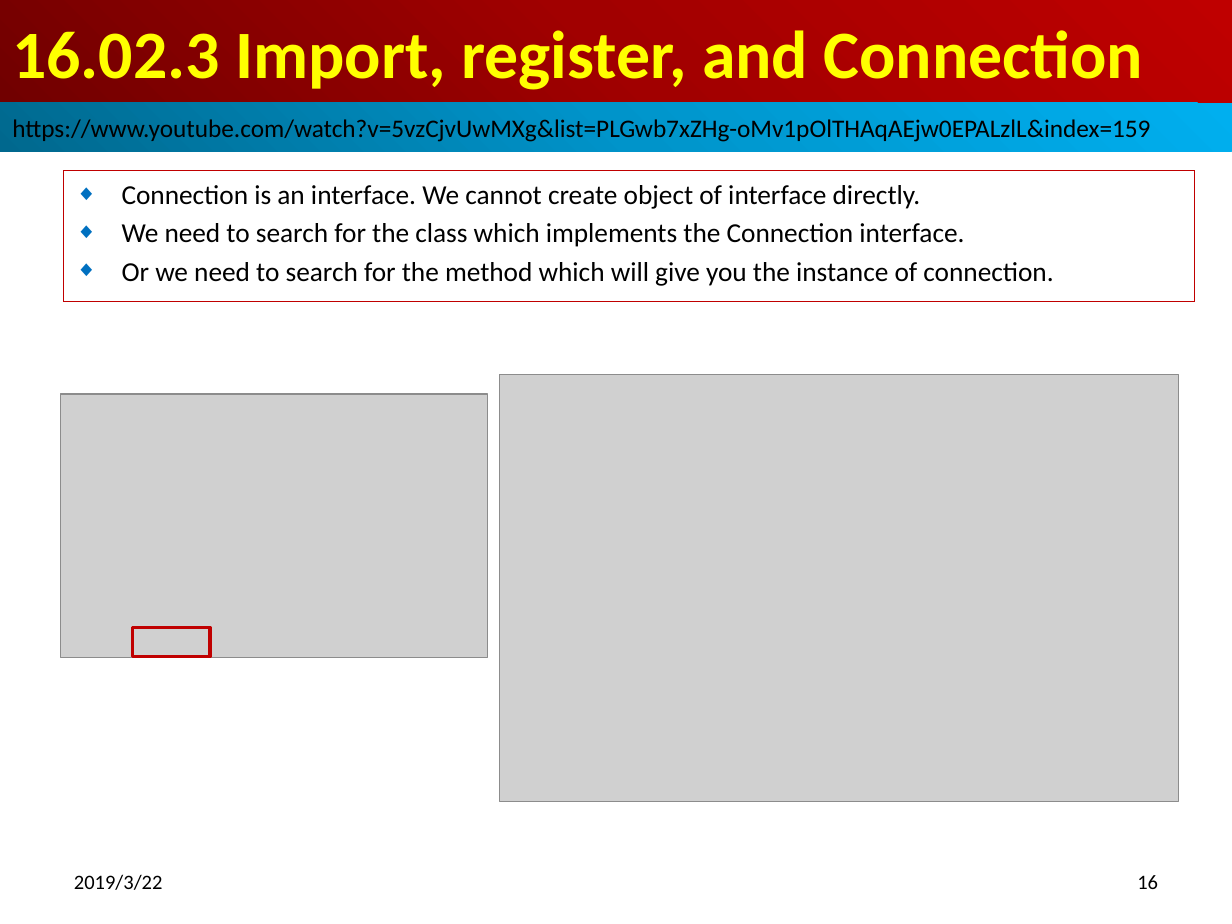
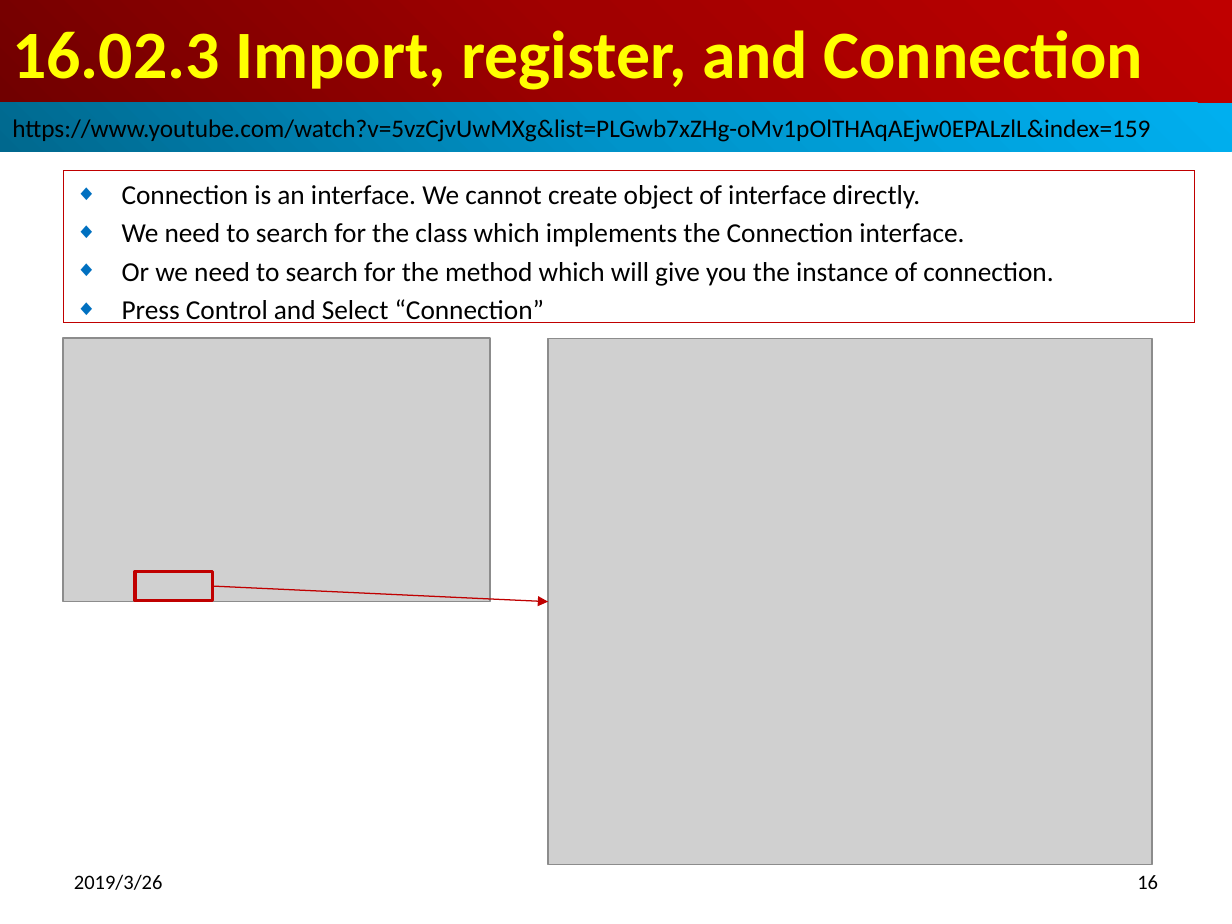
Before and after one commit to peterhchen/100-Java-Topic, a slide deck: slide 16 of 16_01_05_JDBC/ch1602_JDBC_Practice/ch1602_JDBC_Practice.pptx. Drawn at 1232x924 pixels with LibreOffice and Linux fonts; fonts in the diff are those of the drawing; grey boxes stand for pictures. Boxes give left, top, right and bottom in pixels: in the first picture for what was removed or moved away, otherwise in the second. Text is boxed around its words. In the diff, an @@ line names an element or a change of style, - is before the commit and + after.

```diff
--- a/16_01_05_JDBC/ch1602_JDBC_Practice/ch1602_JDBC_Practice.pptx
+++ b/16_01_05_JDBC/ch1602_JDBC_Practice/ch1602_JDBC_Practice.pptx
@@ subtitle "Connection is an interface. We ..." resized from (x1=63, y1=171, x2=1194, y2=302) to (x1=63, y1=171, x2=1194, y2=323) @@
@@ subtitle at (x1=122, y1=299, x2=544, y2=323): paragraph added @@
+◆ Press Control and Select “Connection”
@@ picture moved from (x1=60, y1=394, x2=488, y2=658) to (x1=63, y1=338, x2=490, y2=601) @@
@@ picture resized from (x1=500, y1=375, x2=1179, y2=801) to (x1=548, y1=339, x2=1152, y2=865) @@
@@ rectangle moved from (x1=133, y1=627, x2=211, y2=657) to (x1=136, y1=572, x2=213, y2=601) @@
@@ arrow added from (213, 586) to (548, 601), #C00000 0.75 pt @@
@@ text at (x1=74, y1=874, x2=163, y2=890): text changed @@
-2019/3/22
+2019/3/26
```
Also in this commit, not shown: 24 other slides changed, 16 slides added, 15 other files.
